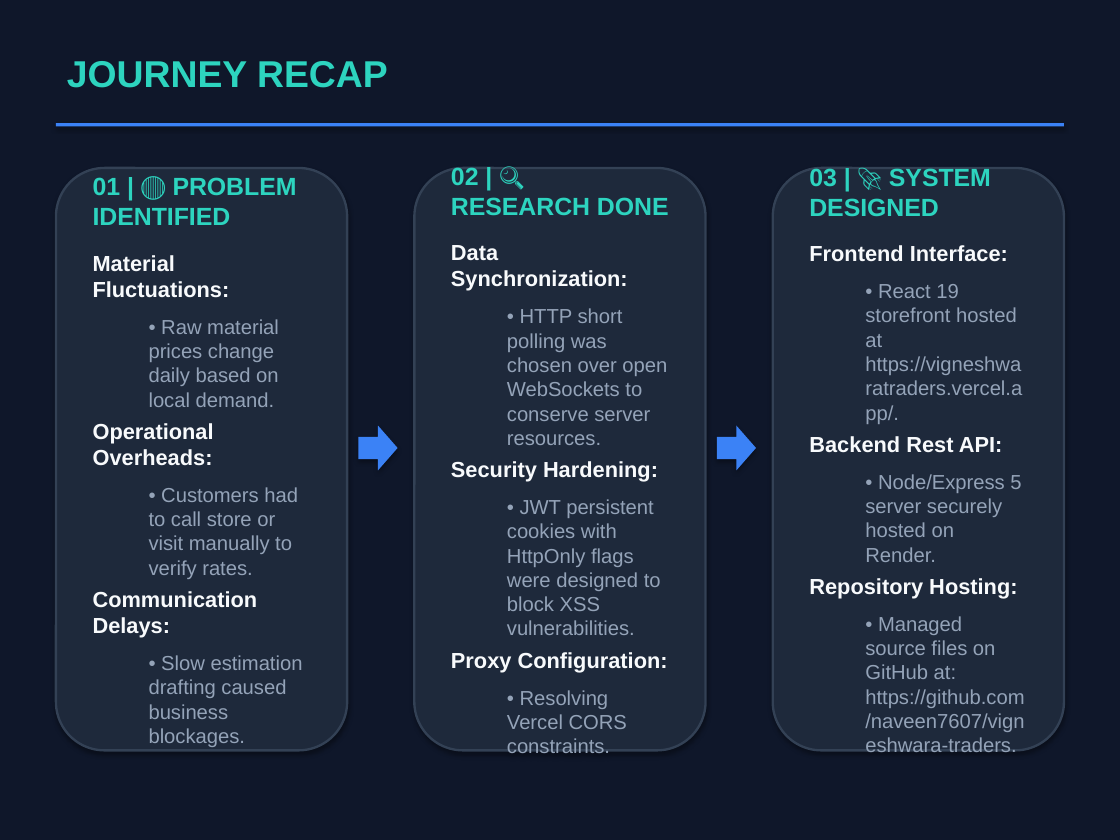
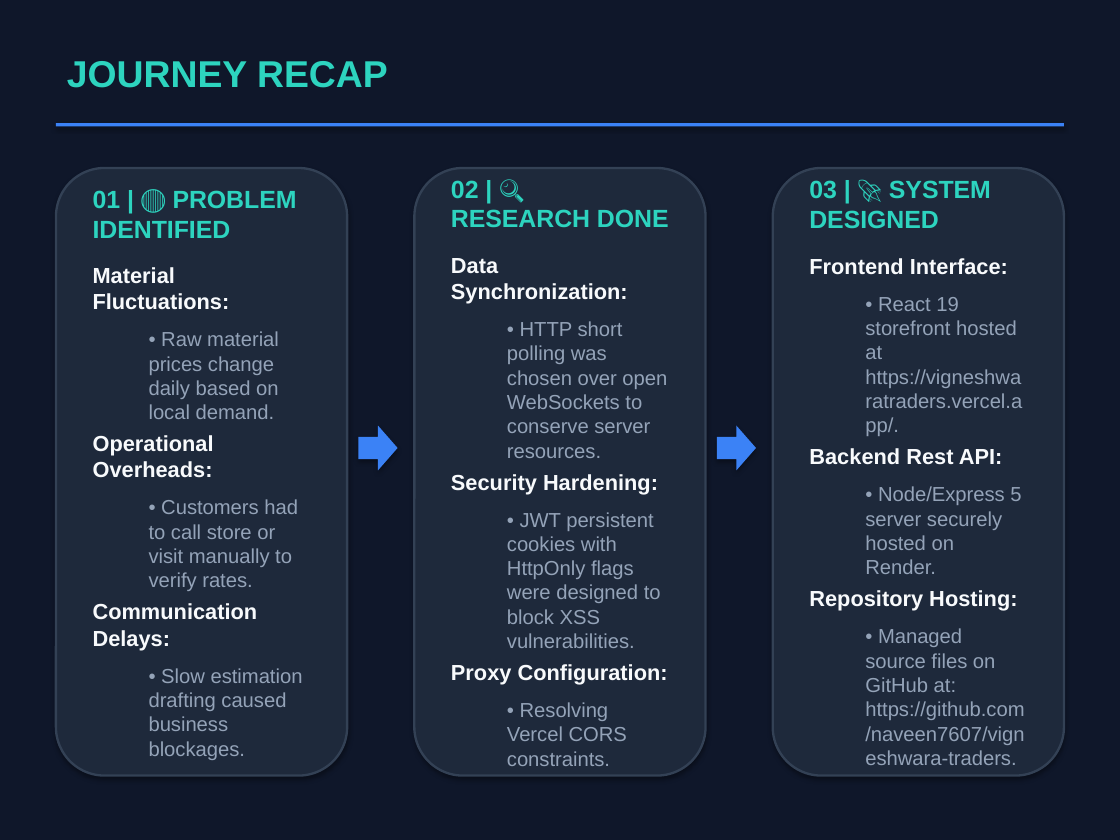
Before and after one commit to naveen7607/vigneshwara-traders, a slide deck: slide 2 of Final Presentation_v2.pptx. Drawn at 1120x840 pixels with LibreOffice and Linux fonts; fonts in the diff are those of the drawing. Boxes give left, top, right and bottom in pixels: in the first picture for what was removed or moved away, otherwise in the second. Text is boxed around its words. In the diff, an @@ line names an element or a change of style, - is before the commit and + after.

```diff
--- a/Final Presentation_v2.pptx
+++ b/Final Presentation_v2.pptx
@@ rounded rectangle "01 | 🔴 PROBLEM IDENTIFIED": place and size @@
-rounded rectangle "01 | 🔴 PROBLEM IDENTIFIED" at bbox=[56, 168, 347, 750]
+rounded rectangle "01 | 🔴 PROBLEM IDENTIFIED" at bbox=[56, 168, 347, 775]
@@ rounded rectangle "02 | 🔍 RESEARCH DONE": place and size @@
-rounded rectangle "02 | 🔍 RESEARCH DONE" at bbox=[414, 168, 706, 750]
+rounded rectangle "02 | 🔍 RESEARCH DONE" at bbox=[414, 168, 706, 775]
@@ rounded rectangle "03 | 🚀 SYSTEM DESIGNED": place and size @@
-rounded rectangle "03 | 🚀 SYSTEM DESIGNED" at bbox=[773, 168, 1064, 750]
+rounded rectangle "03 | 🚀 SYSTEM DESIGNED" at bbox=[773, 168, 1064, 775]
```
Also in this commit, not shown: 9 other slides changed, 2 other files.
